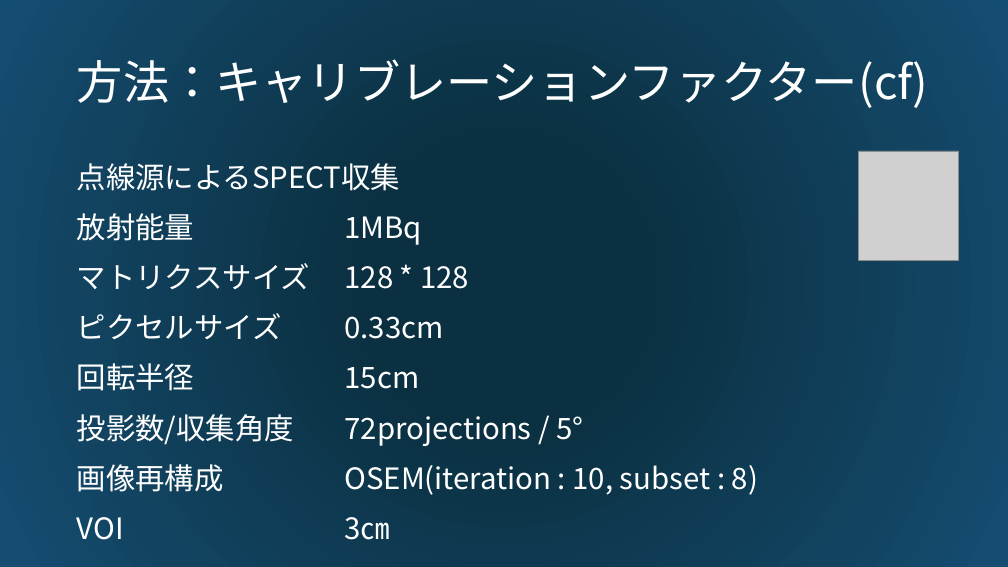
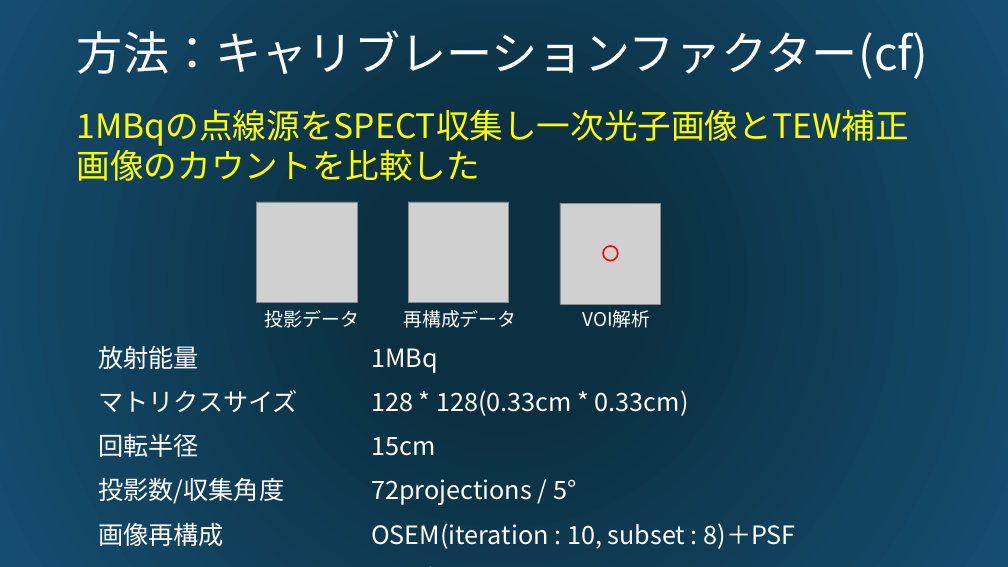
Before and after one commit to hhonda5427/simind_study, a slide deck: slide 5 of 123I線量測定におけるTEWの影響.pptx (slide 6 before the commit). Drawn at 1008x567 pixels with LibreOffice and Linux fonts; fonts in the diff are those of the drawing; grey boxes stand for pictures. Boxes give left, top, right and bottom in pixels: in the first picture for what was removed or moved away, otherwise in the second. Text is boxed around its words. In the diff, an @@ line names an element or a change of style, - is before the commit and + after.

```diff
--- a/123I線量測定におけるTEWの影響.pptx
+++ b/123I線量測定におけるTEWの影響.pptx
@@ title "方法：キャリブレーションファクター(cf)": place and size @@
-title "方法：キャリブレーションファクター(cf)" at (77, 59, 929, 108)
+title "方法：キャリブレーションファクター(cf)" at (77, 30, 929, 79)
@@ text added at (70, 101, 926, 190), 32 pt, text #FFFF00 @@
+1MBqの点線源をSPECT収集し一次光子画像とTEW補正画像のカウントを比較した
@@ picture removed at (859, 151, 959, 261) @@
@@ group added at (256, 202, 661, 328): 3 pictures, 3 texts, 1 ellipse @@
+投影データ
+再構成データ
+VOI解析
@@ table at (91, 335, 960, 562) @@
-row 1: 点線源によるSPECT収集 | 
-row 3: マトリクスサイズ | 128 * 128
-row 4: ピクセルサイズ | 0.33cm
+row 2: マトリクスサイズ | 128 * 128(0.33cm * 0.33cm)
-row 5, column 2: OSEM(iteration : 10, subset : 8)
+row 5, column 2: OSEM(iteration : 10, subset : 8)＋PSF
-row 6, column 2: 3㎝
+row 6, column 2: 3㎝(半径)
@@ table: place and size @@
-table at (70, 151, 842, 544)
+table at (91, 335, 960, 562)
```
Also in this commit, not shown: 3 other slides changed, 2 slides added, 1 slide removed, 2 other files.
